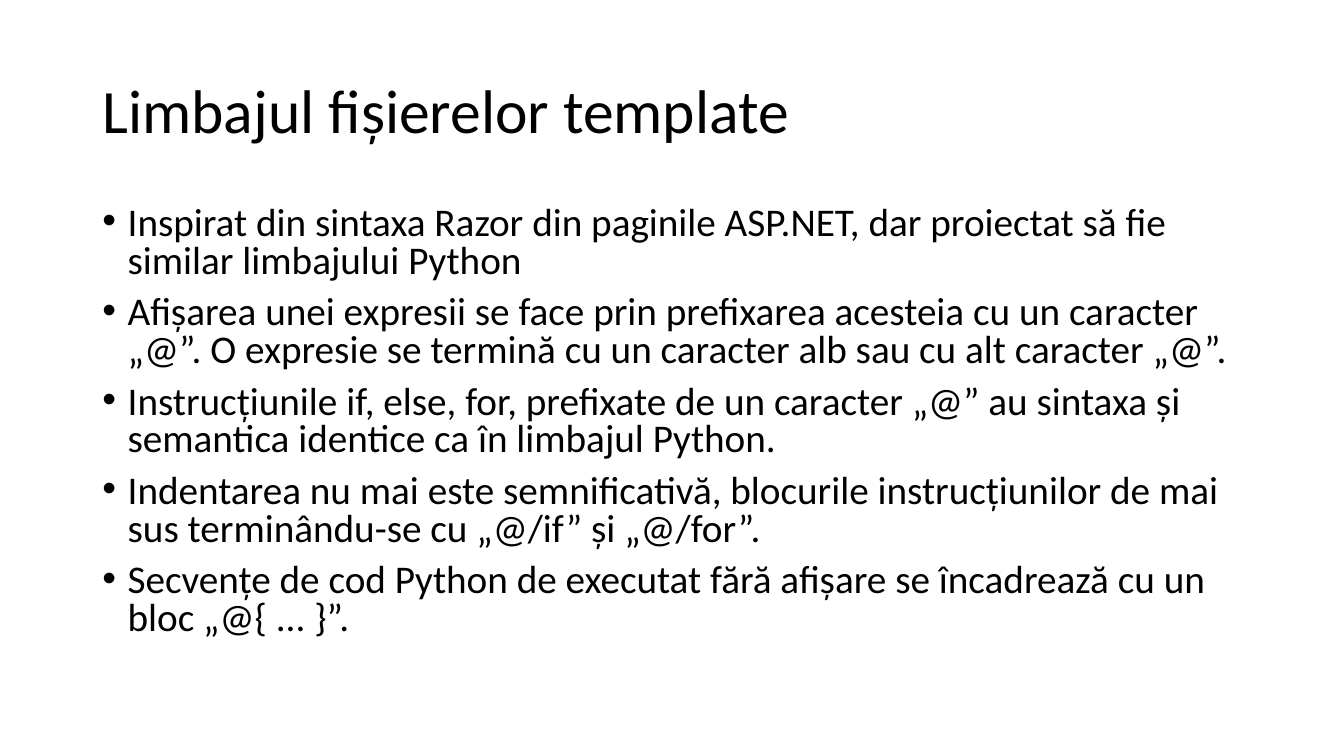
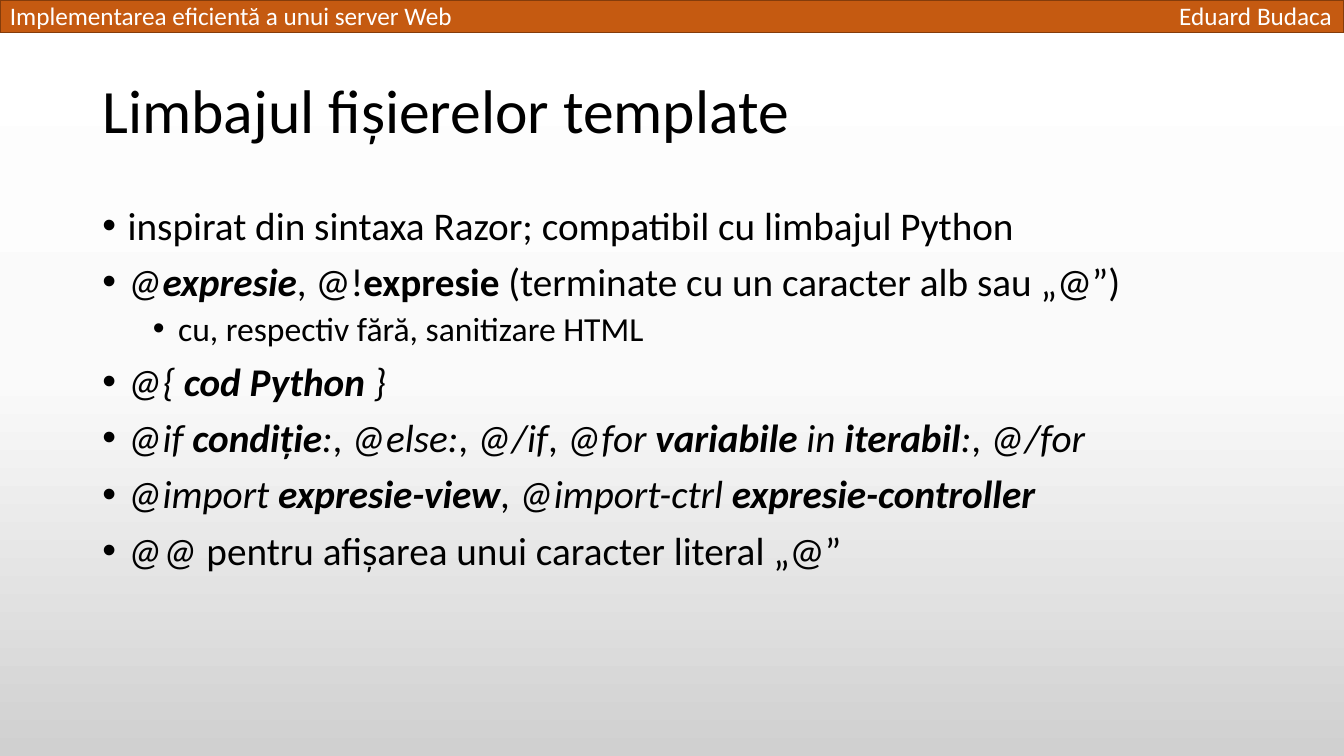
Before and after one commit to TED-996/bachelor-thesis-pack, a slide deck: slide 12 of Licenta2018BudacaEduard/Implementarea eficientă a unui server Web.pptx (slide 15 before the commit). Drawn at 1344x756 pixels with LibreOffice and Linux fonts; fonts in the diff are those of the drawing. Boxes give left, top, right and bottom in pixels: in the first picture for what was removed or moved away, otherwise in the second. Text is boxed around its words. In the diff, an @@ line names an element or a change of style, - is before the commit and + after.

```diff
--- a/Licenta2018BudacaEduard/Implementarea eficientă a unui server Web.pptx
+++ b/Licenta2018BudacaEduard/Implementarea eficientă a unui server Web.pptx
@@ background #FFFFFF to gradient #FFFFFF to #FBFBFB to #D1D1D1 @@
@@ rectangle added at (0, 0, 1344, 32), fill #C55A11, outline #843C0B 1 pt @@
@@ text added at (10, 7, 451, 29), 18 pt, text #FFFFFF @@
+Implementarea eficientă a unui server Web
@@ text added at (1179, 7, 1332, 25), 18 pt, text #FFFFFF @@
+Eduard Budaca
@@ text at (128, 212, 1085, 572): text changed @@
-• Inspirat din sintaxa Razor din paginile ASP.NET, dar proiectat să fie similar limbajului Python
-• Afișarea unei expresii se face prin prefixarea acesteia cu un caracter „@”. O expresie se termină cu un caracter alb sau cu alt caracter „@”.
-• Instrucțiunile if, else, for, prefixate de un caracter „@” au sintaxa și semantica identice ca în limbajul Python.
-• Indentarea nu mai este semnificativă, blocurile instrucțiunilor de mai sus terminându-se cu „@/if” și „@/for”.
-• Secvențe de cod Python de executat fără afișare se încadrează cu un bloc „@{ ... }”.
+• inspirat din sintaxa Razor; compatibil cu limbajul Python
+• @expresie, @!expresie (terminate cu un caracter alb sau „@”)
+  • cu, respectiv fără, sanitizare HTML
+• @{ cod Python }
+• @if condiție:, @else:, @/if, @for variabile in iterabil:, @/for
+• @import expresie-view, @import-ctrl expresie-controller
+• @@ pentru afișarea unui caracter literal „@”
```
Also in this commit, not shown: 14 other slides changed, 7 slides added, 6 slides removed, 1 other file.
